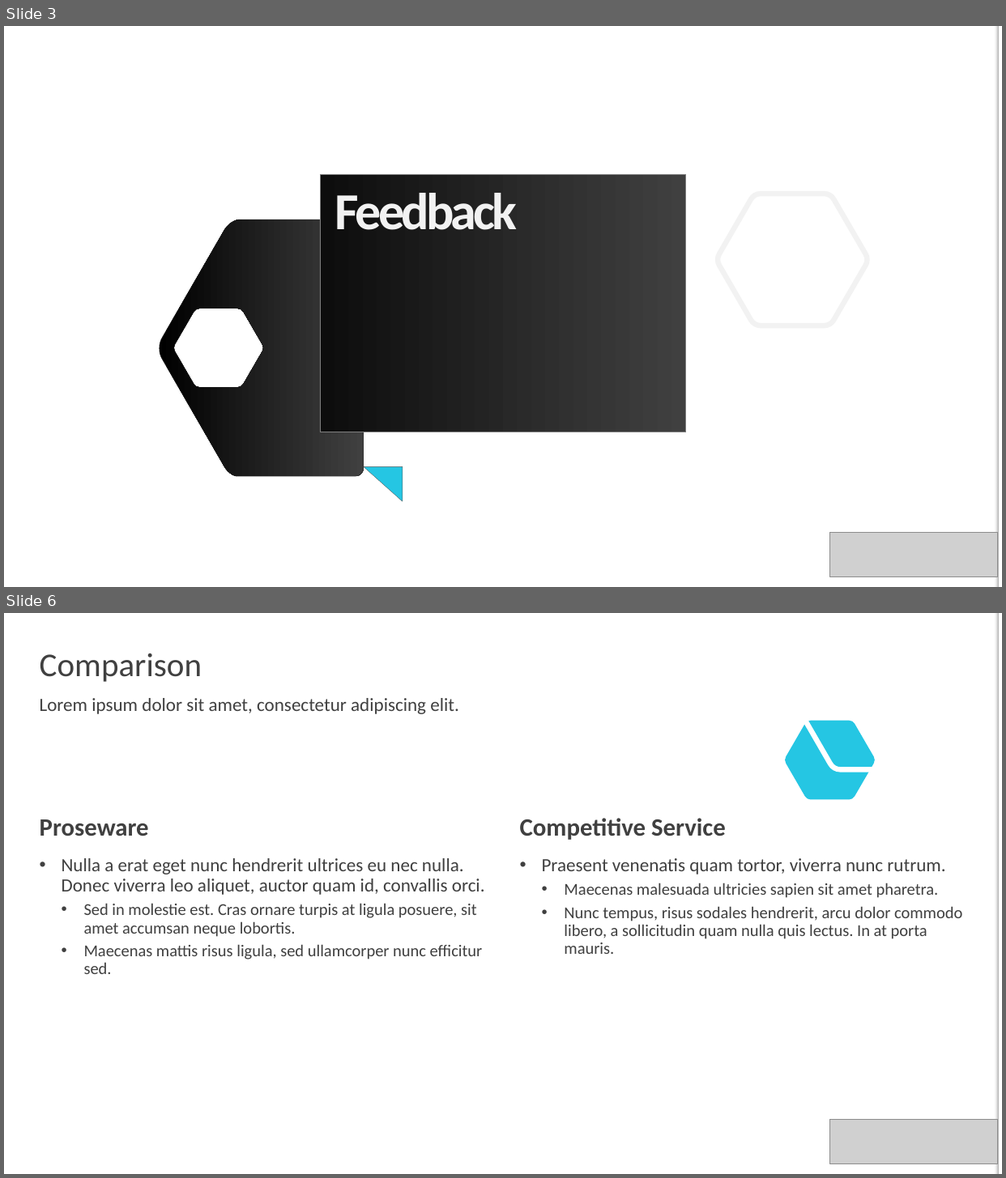
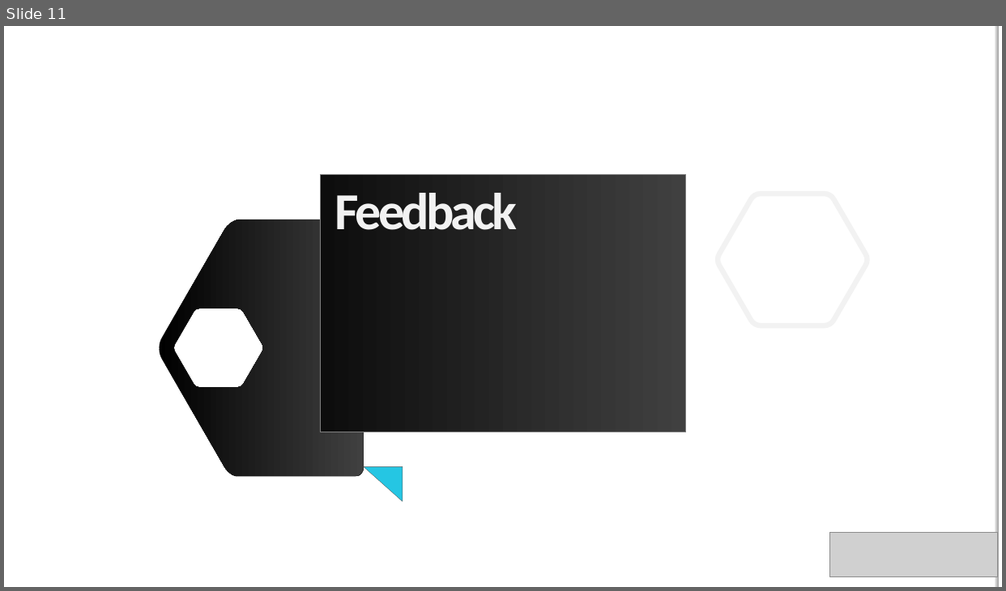
Before and after one commit to DynamicsValue/malaysia-bizappug-intro-to-fake-xrm-easy, a slide deck: Slides.pptx. Shown one above the other, each under a label of ours: slides 3 and 6 before the commit, slide 11 after it; the slides between them are not shown. The pictures are 1006x1178 and 1006x591 pixels, drawn with LibreOffice and Linux fonts; fonts in the diff are those of the drawing; grey boxes stand for pictures; background and template pictures are left out. Boxes give left, top, right and bottom in pixels: in the first picture for what was removed or moved away, otherwise in the second. Text is boxed around its words. In the diff, an @@ line names an element or a change of style, - is before the commit and + after.

Commit message:
Updating slides

```diff
--- a/Slides.pptx
+++ b/Slides.pptx
@@ slide 6 removed at bbox=[4, 613, 1002, 1174], background #FFFFFF; not listed: 2 template elements that a slide beside it also shows @@
@@ text removed at bbox=[40, 653, 202, 682] @@
-Comparison
@@ freeform shape removed at bbox=[797, 637, 948, 769] @@
@@ freeform shape removed at bbox=[906, 642, 948, 679] @@
@@ text removed at bbox=[40, 698, 459, 714] @@
-Lorem ipsum dolor sit amet, consectetur adipiscing elit.
@@ freeform shape removed at bbox=[785, 721, 876, 800] @@
@@ text removed at bbox=[40, 820, 149, 837] @@
-Proseware
@@ text removed at bbox=[520, 818, 726, 840] @@
-Competitive Service
@@ text removed at bbox=[62, 858, 485, 974] @@
-• Nulla a erat eget nunc hendrerit ultrices eu nec nulla. Donec viverra leo aliquet, auctor quam id, convallis orci.
-  • Sed in molestie est. Cras ornare turpis at ligula posuere, sit amet accumsan neque lobortis.
-  • Maecenas mattis risus ligula, sed ullamcorper nunc efficitur sed.
@@ text removed at bbox=[542, 858, 962, 954] @@
-• Praesent venenatis quam tortor, viverra nunc rutrum.
-  • Maecenas malesuada ultricies sapien sit amet pharetra.
-  • Nunc tempus, risus sodales hendrerit, arcu dolor commodo libero, a sollicitudin quam nulla quis lectus. In at porta mauris.
@@ freeform shape removed at bbox=[123, 1047, 165, 1084] @@
@@ freeform shape removed at bbox=[39, 1066, 130, 1145] @@
@@ picture removed at bbox=[829, 1120, 997, 1165] @@
@@ what was slide 3 is now slide 11 @@
```
Also in this commit, not shown: 9 slides added, 6 other slides removed, 1 other file.
